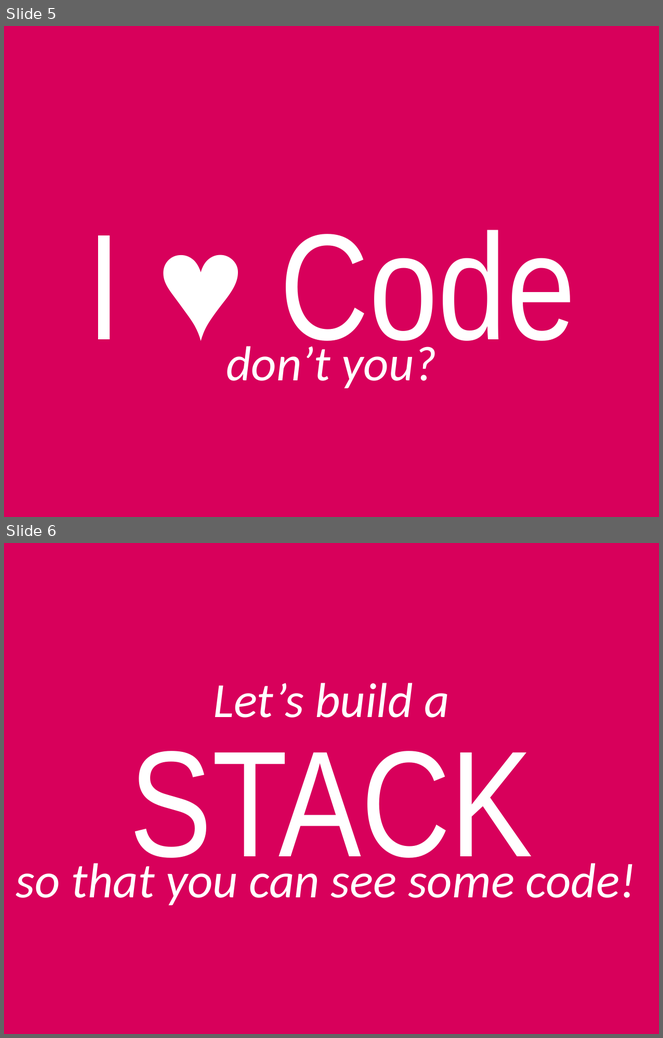
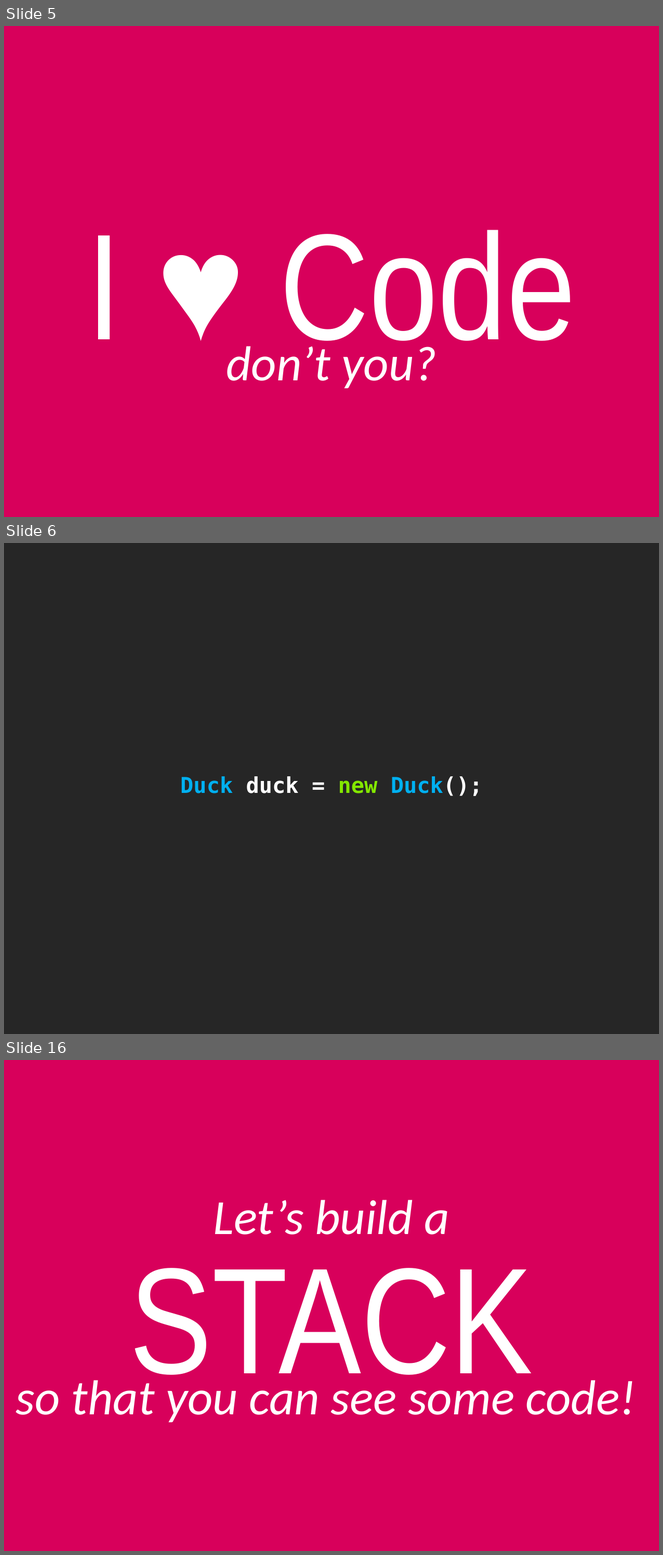
Before and after one commit to cessor/empathiccode, a slide deck: Python-BatteriesIncluded.pptx. Shown one above the other, each under a label of ours: slides 5 and 6 before the commit, slides 5, 6 and 16 after it; the slides between them are not shown. The pictures are 663x1038 and 663x1555 pixels, drawn with LibreOffice and Linux fonts; fonts in the diff are those of the drawing. Boxes give left, top, right and bottom in pixels: in the first picture for what was removed or moved away, otherwise in the second. Text is boxed around its words. In the diff, an @@ line names an element or a change of style, - is before the commit and + after.

```diff
--- a/Python-BatteriesIncluded.pptx
+++ b/Python-BatteriesIncluded.pptx
@@ slide 6 added at bbox=[4, 543, 659, 1034], background #262626 @@
@@ text added at bbox=[180, 776, 483, 796], 24 pt, text #00B0F0, bold @@
+Duck duck = new Duck();
@@ what was slide 6 is now slide 16 @@
```
Also in this commit, not shown: 9 other slides added, 9 other files.
